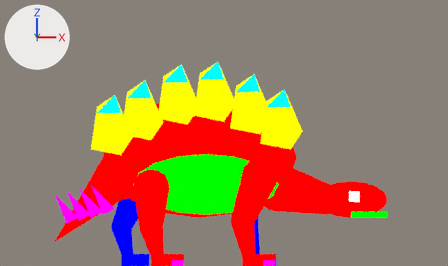
A saved change to the Blender file assets-source/blender/motion/stegosaurus-idle.blend.
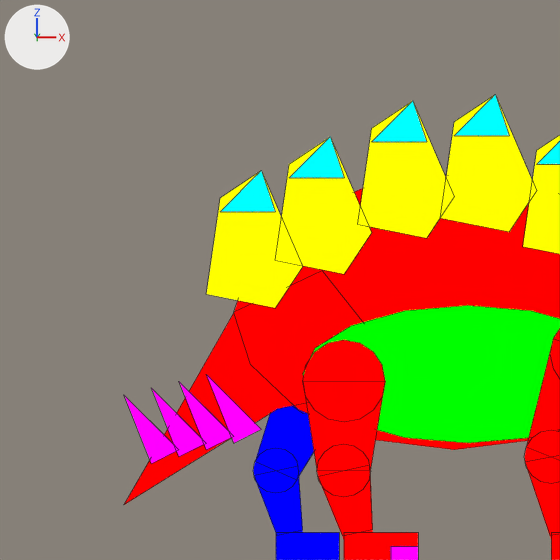
Old and new are each drawn from the file's camera 'DinoTycoon_Motion_stegosaurus_idle_sample_Camera' and again close up on the part from 0% to 55% of the width and 8% to 100% of the height. Every picture has the same lights, and +X, +Y and +Z are marked at upper left. The last two pictures show the newer version. The close-ups show mesh edges as thin lines.

Before the edit, the objects in view are built like this:
```python
ob_dinotycoon_motion_stegosaurus_idle_plate1 = bpy.data.objects.new('DinoTycoon_Motion_stegosaurus_idle_plate1', me_dinotycoon_motion_stegosaurus_idle_sample_plate1)
ob_dinotycoon_motion_stegosaurus_idle_plate1.location = (0.0, 0.0, 0.0)
ob_dinotycoon_motion_stegosaurus_idle_tail = bpy.data.objects.new('DinoTycoon_Motion_stegosaurus_idle_tail', me_dinotycoon_motion_stegosaurus_idle_sample_tail)
ob_dinotycoon_motion_stegosaurus_idle_tail.location = (0.0, 0.0, 0.0)
ob_dinotycoon_motion_stegosaurus_idle_tail_spike0 = bpy.data.objects.new('DinoTycoon_Motion_stegosaurus_idle_tail_spike0', me_dinotycoon_motion_stegosaurus_idle_sample_tail_spike0)
ob_dinotycoon_motion_stegosaurus_idle_tail_spike0.location = (0.0, 0.0, 0.0)
ob_dinotycoon_motion_stegosaurus_idle_tail_spike1 = bpy.data.objects.new('DinoTycoon_Motion_stegosaurus_idle_tail_spike1', me_dinotycoon_motion_stegosaurus_idle_sample_tail_spike1)
ob_dinotycoon_motion_stegosaurus_idle_tail_spike1.location = (0.0, 0.0, 0.0)
ob_dinotycoon_motion_stegosaurus_idle_tail_spike2 = bpy.data.objects.new('DinoTycoon_Motion_stegosaurus_idle_tail_spike2', me_dinotycoon_motion_stegosaurus_idle_sample_tail_spike2)
ob_dinotycoon_motion_stegosaurus_idle_tail_spike2.location = (0.0, 0.0, 0.0)
ob_dinotycoon_motion_stegosaurus_idle_tail_spike3 = bpy.data.objects.new('DinoTycoon_Motion_stegosaurus_idle_tail_spike3', me_dinotycoon_motion_stegosaurus_idle_sample_tail_spike3)
ob_dinotycoon_motion_stegosaurus_idle_tail_spike3.location = (0.0, 0.0, 0.0)
# me_dinotycoon_motion_stegosaurus_idle_sample_tail_spike0
# before: 0 (11.0, -4.0, 7.0) at pixel (151, 463), 2 (13.0, -4.0, 8.0) at pixel (178, 449), 3 (11.0, -2.0, 7.0) at pixel (151, 463), 5 (13.0, -2.0, 8.0)
# me_dinotycoon_motion_stegosaurus_idle_sample_tail_spike1
# before: 0 (13.0, -4.0, 7.5) at pixel (178, 456), 2 (15.0, -4.0, 8.5) at pixel (206, 443), 3 (13.0, -2.0, 7.5) at pixel (178, 456), 5 (15.0, -2.0, 8.5)
# me_dinotycoon_motion_stegosaurus_idle_sample_tail_spike3
# before: 0 (17.0, -4.0, 8.5) at pixel (233, 443), 2 (19.0, -4.0, 9.5) at pixel (261, 429), 3 (17.0, -2.0, 8.5) at pixel (233, 443), 5 (19.0, -2.0, 9.5) at pixel (261, 429)
# also in view: 'DinoTycoon_Motion_stegosaurus_idle_plate_edge1' at (23.0, -4.0, 29.3); 'DinoTycoon_Motion_stegosaurus_idle_plate2' at (29.5, -3.0, 28.4); 'DinoTycoon_Motion_stegosaurus_idle_near_front_1' at (40.2, -6.0, 4.8); 'DinoTycoon_Motion_stegosaurus_idle_plate0' at (18.5, -3.0, 23.3); 'DinoTycoon_Motion_stegosaurus_idle_trunk' at (33.0, 0.0, 18.0)
```
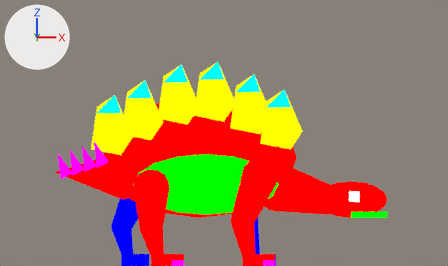
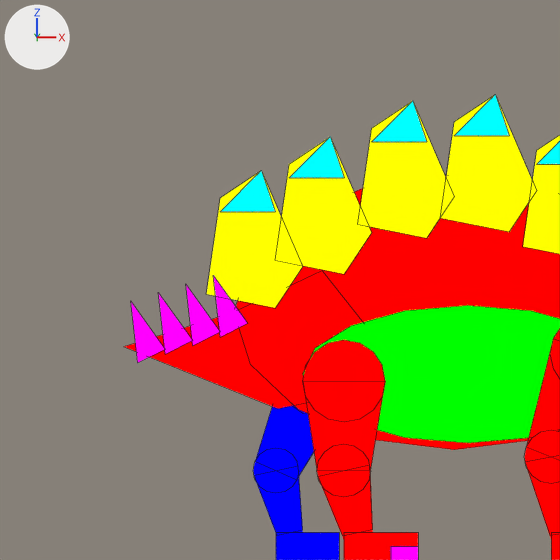
What differs and where, as boxes [x1, y1, x2, y2] in the close-ups (560 x 560 px):
'DinoTycoon_Motion_stegosaurus_idle_tail', reshaped
    before: [124, 312, 310, 505]
    after: [124, 271, 322, 409]
'DinoTycoon_Motion_stegosaurus_idle_tail_spike0', reshaped (34% narrower, 13% shorter)
    before: [124, 395, 176, 464]
    after: [131, 302, 165, 362]
'DinoTycoon_Motion_stegosaurus_idle_tail_spike3', reshaped (36% narrower, 9% shorter)
    before: [207, 375, 261, 443]
    after: [213, 275, 247, 337]
'DinoTycoon_Motion_stegosaurus_idle_tail_spike1', reshaped (35% narrower, 9% shorter)
    before: [152, 389, 206, 456]
    after: [158, 293, 193, 354]
'DinoTycoon_Motion_stegosaurus_idle_tail_spike2', reshaped (34% narrower, 12% shorter)
    before: [179, 382, 231, 450]
    after: [186, 285, 220, 345]

Edits to the bpy script that builds the scene:
```text
Change me_dinotycoon_motion_stegosaurus_idle_sample_tail:
    remove me_dinotycoon_motion_stegosaurus_idle_sample_tail.from_pydata(...)  # 10 vertices, 7 faces; spans x 9.0..29.8, y -1.0..1.0, z 4.0..21.0
    add me_dinotycoon_motion_stegosaurus_idle_sample_tail.from_pydata(...)  # 10 vertices, 7 faces; spans x 9.0..29.8, y -1.0..1.0, z 11.0..21.0
    me_dinotycoon_motion_stegosaurus_idle_sample_tail part 1
    me_dinotycoon_motion_stegosaurus_idle_sample_tail.vertices[2].co: (9.0, -1.0, 4.0) -> (9.0, -1.0, 15.5)  # pixel (123, 504) -> pixel (123, 346)
    me_dinotycoon_motion_stegosaurus_idle_sample_tail.vertices[7].co: (9.0, 1.0, 4.0) -> (9.0, 1.0, 15.5)  # pixel (123, 504) -> pixel (123, 346)
Change me_dinotycoon_motion_stegosaurus_idle_sample_tail_spike0:
    remove me_dinotycoon_motion_stegosaurus_idle_sample_tail_spike0.from_pydata(...)  # 6 vertices, 5 faces; spans x 9.0..13.0, y -4.0..-2.0, z 7.0..12.0
    add me_dinotycoon_motion_stegosaurus_idle_sample_tail_spike0.from_pydata(...)  # 6 vertices, 5 faces; spans x 9.5..12.0, y -4.0..-2.0, z 14.32..18.83
    me_dinotycoon_motion_stegosaurus_idle_sample_tail_spike0 part 2
    add for i in [0, 2, 3, 5]: me_dinotycoon_motion_stegosaurus_idle_sample_tail_spike0.vertices[i].co += Vector((-1.0, 0.0, 7.32))
    me_dinotycoon_motion_stegosaurus_idle_sample_tail_spike0.vertices[1].co: (9.0, -4.0, 12.0) -> (9.5, -4.0, 18.83)  # pixel (123, 394) -> pixel (130, 300)
    me_dinotycoon_motion_stegosaurus_idle_sample_tail_spike0.vertices[4].co: (9.0, -2.0, 12.0) -> (9.5, -2.0, 18.83)  # pixel (123, 394) -> pixel (130, 300)
Change me_dinotycoon_motion_stegosaurus_idle_sample_tail_spike1:
    remove me_dinotycoon_motion_stegosaurus_idle_sample_tail_spike1.from_pydata(...)  # 6 vertices, 5 faces; spans x 11.0..15.0, y -4.0..-2.0, z 7.5..12.5
    add me_dinotycoon_motion_stegosaurus_idle_sample_tail_spike1.from_pydata(...)  # 6 vertices, 5 faces; spans x 11.5..14.0, y -4.0..-2.0, z 14.95..19.45
    me_dinotycoon_motion_stegosaurus_idle_sample_tail_spike1 part 3
    add for i in [0, 2, 3, 5]: me_dinotycoon_motion_stegosaurus_idle_sample_tail_spike1.vertices[i].co += Vector((-1.0, 0.0, 7.45))
    me_dinotycoon_motion_stegosaurus_idle_sample_tail_spike1.vertices[1].co: (11.0, -4.0, 12.5) -> (11.5, -4.0, 19.45)  # pixel (151, 387) -> pixel (158, 292)
    me_dinotycoon_motion_stegosaurus_idle_sample_tail_spike1.vertices[4].co: (11.0, -2.0, 12.5) -> (11.5, -2.0, 19.45)  # pixel (151, 387) -> pixel (158, 292)
Change me_dinotycoon_motion_stegosaurus_idle_sample_tail_spike2:
    remove me_dinotycoon_motion_stegosaurus_idle_sample_tail_spike2.from_pydata(...)  # 6 vertices, 5 faces; spans x 13.0..17.0, y -4.0..-2.0, z 8.0..13.0
    add me_dinotycoon_motion_stegosaurus_idle_sample_tail_spike2.from_pydata(...)  # 6 vertices, 5 faces; spans x 13.5..16.0, y -4.0..-2.0, z 15.57..20.08
    me_dinotycoon_motion_stegosaurus_idle_sample_tail_spike2 part 4
    me_dinotycoon_motion_stegosaurus_idle_sample_tail_spike2.vertices[0].co: (15.0, -4.0, 8.0) -> (14.0, -4.0, 15.57)  # pixel (206, 449) -> pixel (192, 345)
    me_dinotycoon_motion_stegosaurus_idle_sample_tail_spike2.vertices[1].co: (13.0, -4.0, 13.0) -> (13.5, -4.0, 20.08)  # pixel (178, 381) -> pixel (185, 283)
    me_dinotycoon_motion_stegosaurus_idle_sample_tail_spike2.vertices[2].co: (17.0, -4.0, 9.0) -> (16.0, -4.0, 16.58)  # pixel (233, 436) -> pixel (220, 331)
    me_dinotycoon_motion_stegosaurus_idle_sample_tail_spike2.vertices[3].co: (15.0, -2.0, 8.0) -> (14.0, -2.0, 15.57)  # pixel (206, 449) -> pixel (192, 345)
    me_dinotycoon_motion_stegosaurus_idle_sample_tail_spike2.vertices[4].co: (13.0, -2.0, 13.0) -> (13.5, -2.0, 20.08)  # pixel (178, 381) -> pixel (185, 283)
    me_dinotycoon_motion_stegosaurus_idle_sample_tail_spike2.vertices[5].co: (17.0, -2.0, 9.0) -> (16.0, -2.0, 16.58)  # not seen -> pixel (220, 331)
Change me_dinotycoon_motion_stegosaurus_idle_sample_tail_spike3:
    remove me_dinotycoon_motion_stegosaurus_idle_sample_tail_spike3.from_pydata(...)  # 6 vertices, 5 faces; spans x 15.0..19.0, y -4.0..-2.0, z 8.5..13.5
    add me_dinotycoon_motion_stegosaurus_idle_sample_tail_spike3.from_pydata(...)  # 6 vertices, 5 faces; spans x 15.5..18.0, y -4.0..-2.0, z 16.2..20.7
    me_dinotycoon_motion_stegosaurus_idle_sample_tail_spike3 part 5
    add for i in [0, 2, 3, 5]: me_dinotycoon_motion_stegosaurus_idle_sample_tail_spike3.vertices[i].co += Vector((-1.0, 0.0, 7.7))
    me_dinotycoon_motion_stegosaurus_idle_sample_tail_spike3.vertices[1].co: (15.0, -4.0, 13.5) -> (15.5, -4.0, 20.7)  # pixel (206, 374) -> pixel (213, 275)
    me_dinotycoon_motion_stegosaurus_idle_sample_tail_spike3.vertices[4].co: (15.0, -2.0, 13.5) -> (15.5, -2.0, 20.7)  # pixel (206, 374) -> not seen
```
